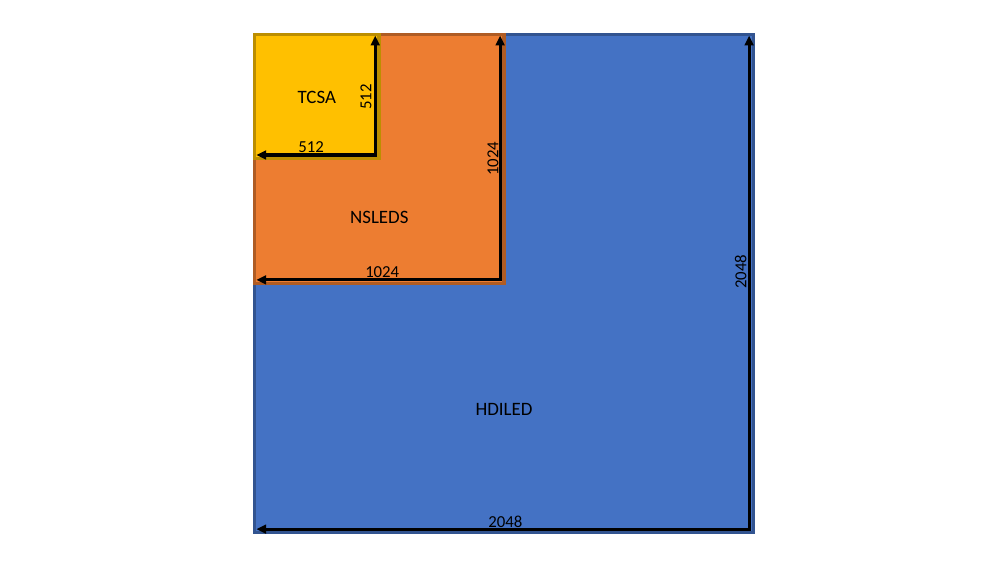
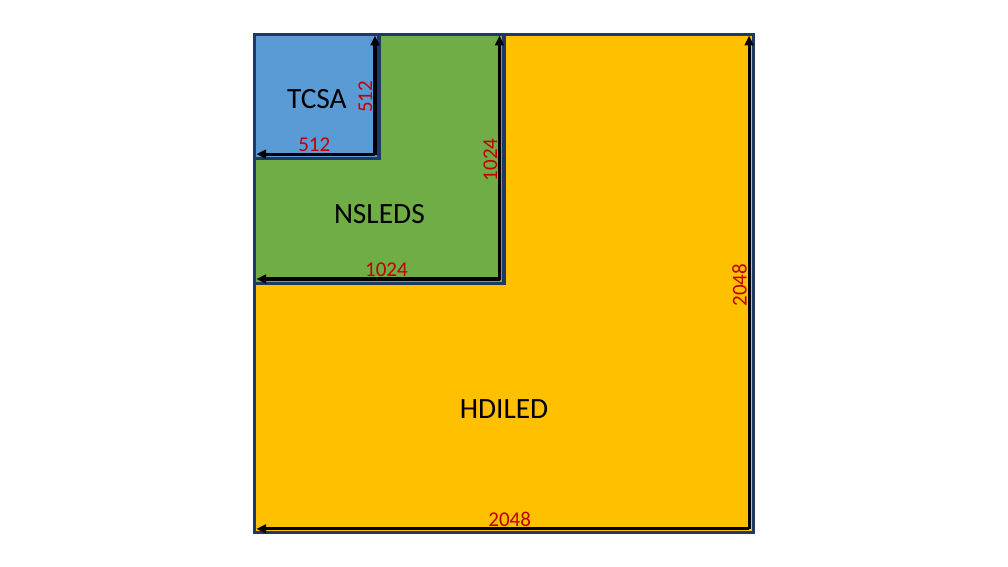
Before and after one commit to snaphat/phd_aaron_landwehr, a slide deck: slide 1 of fig/tcsa_nsleds_hdiled_array_ratio.pptx. Drawn at 1008x567 pixels with LibreOffice and Linux fonts; fonts in the diff are those of the drawing. Boxes give left, top, right and bottom in pixels: in the first picture for what was removed or moved away, otherwise in the second. Text is boxed around its words. In the diff, an @@ line names an element or a change of style, - is before the commit and + after.

```diff
--- a/fig/tcsa_nsleds_hdiled_array_ratio.pptx
+++ b/fig/tcsa_nsleds_hdiled_array_ratio.pptx
@@ rectangle "HDILED" at [255, 34, 753, 532]: size 18 to 28 pt; fill #4472C4 to #FFC000; outline #325491 3 pt to #203864 3 pt @@
@@ rectangle "NSLEDS" at [255, 34, 504, 284]: size 18 to 28 pt; fill #ED7D31 to #70AD47; outline #AF5C24 3 pt to #203864 3 pt @@
@@ rectangle "TCSA" at [255, 34, 379, 158]: size 18 to 28 pt; fill #FFC000 to #5B9BD5; outline #BD8E00 3 pt to #203864 3 pt @@
@@ size 16 to 20 pt, text colour #000000 to #C00000 in 6 elements at [352, 84, 378, 112], [477, 142, 503, 180], [365, 262, 408, 281], [488, 511, 531, 532], [298, 137, 330, 156], [727, 268, 753, 306] @@
@@ text "2048": place and size @@
-text "2048" at [730, 258, 750, 288]
+text "2048" at [727, 268, 753, 306]
```
Also in this commit, not shown: 5 other files.
